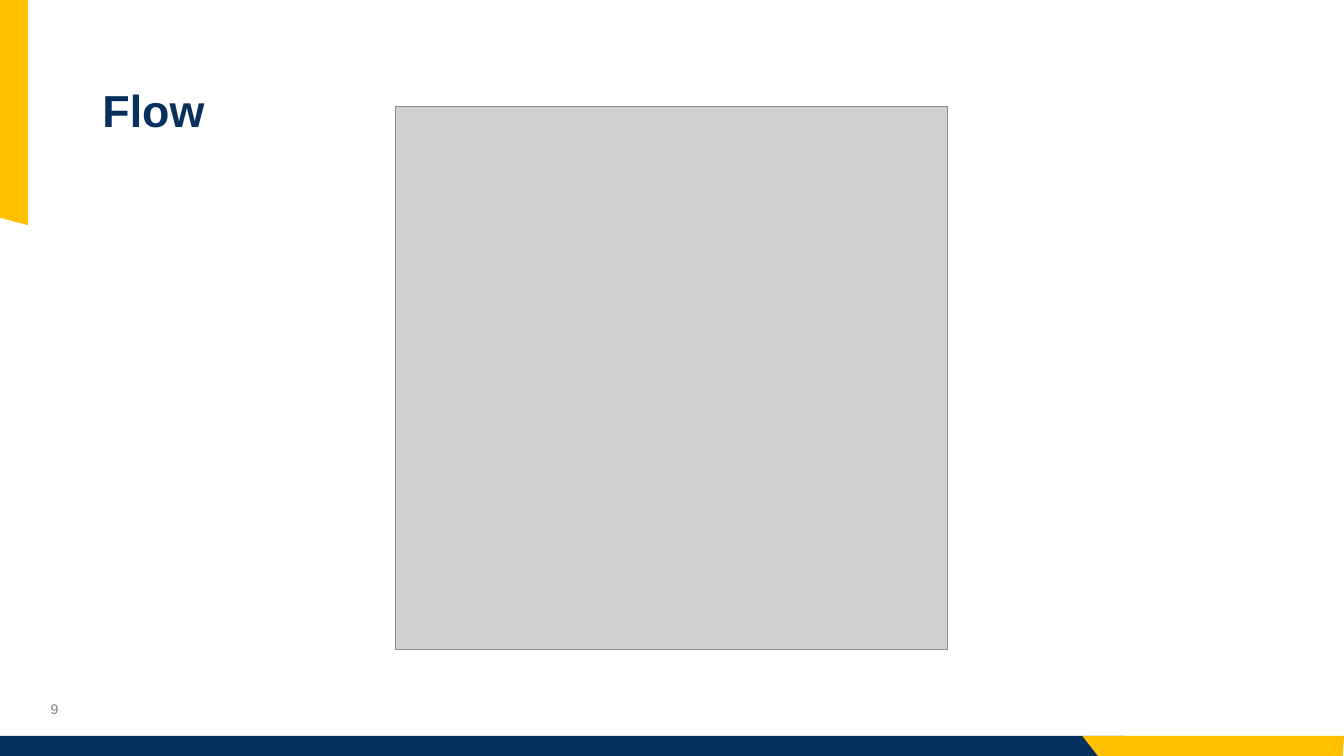
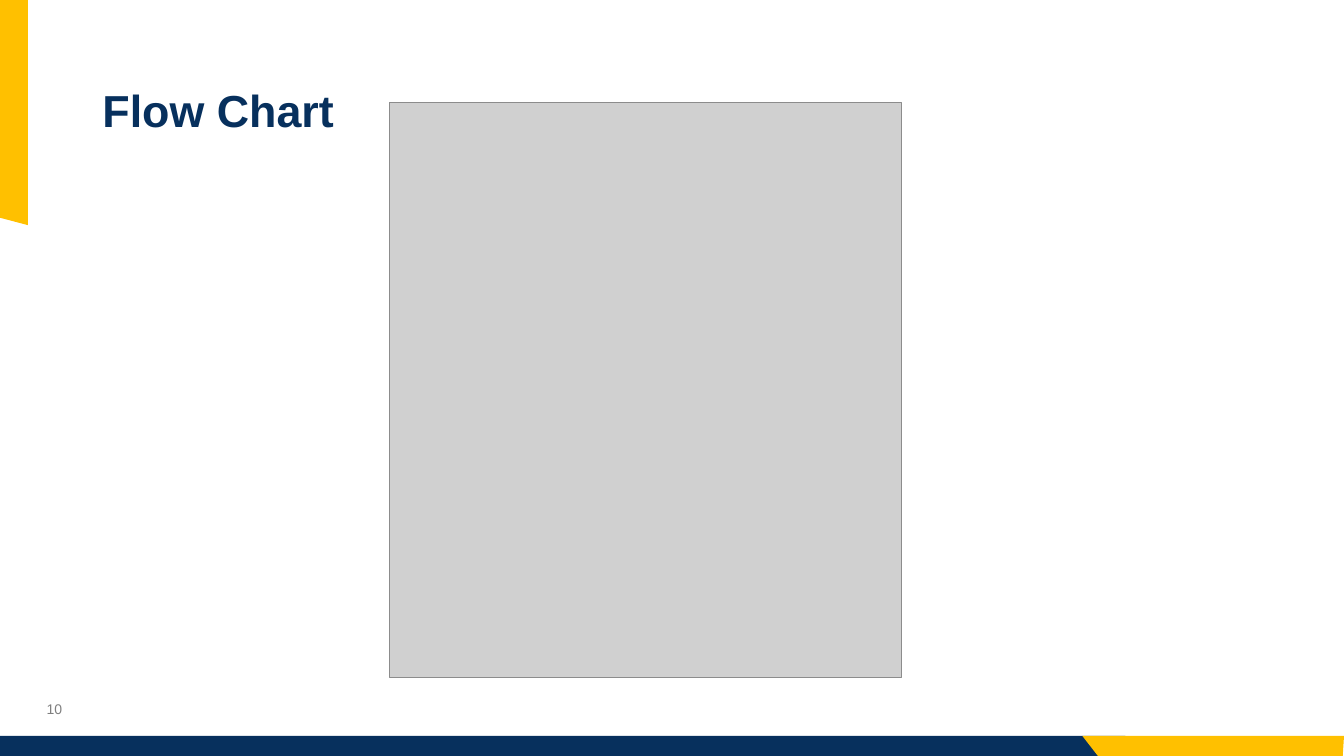
Before and after one commit to jashwanth08/SpringCapstone2023, a slide deck: slide 10 of presentataions/Presentation.pptx (slide 9 before the commit). Drawn at 1344x756 pixels with LibreOffice and Linux fonts; fonts in the diff are those of the drawing; grey boxes stand for pictures; background and template pictures are left out. Boxes give left, top, right and bottom in pixels: in the first picture for what was removed or moved away, otherwise in the second. Text is boxed around its words. In the diff, an @@ line names an element or a change of style, - is before the commit and + after.

```diff
--- a/presentataions/Presentation.pptx
+++ b/presentataions/Presentation.pptx
@@ title at [102, 94, 334, 128]: text changed @@
-Flow
+Flow Chart
@@ picture: place and size @@
-picture at [396, 106, 949, 649]
+picture at [389, 103, 902, 678]
@@ page number at [47, 704, 63, 714]: text changed @@
-9
+10
```
Also in this commit, not shown: 1 other slide changed, 3 slides added.
